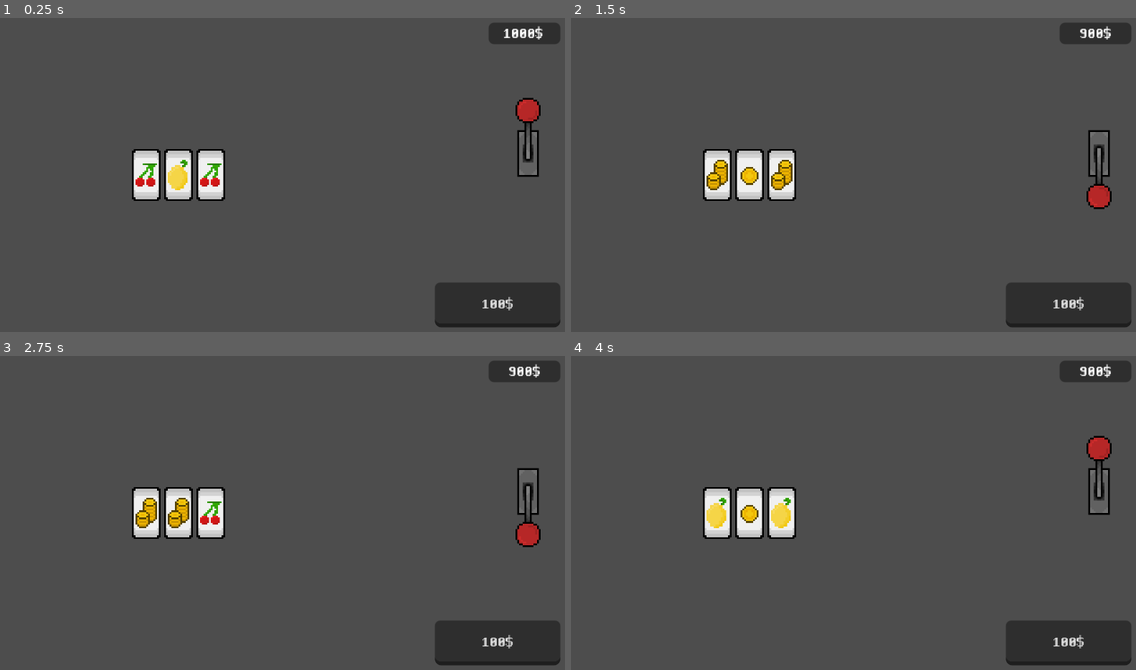
Above: before the commit, frames 1-4 (two rows, left to right).
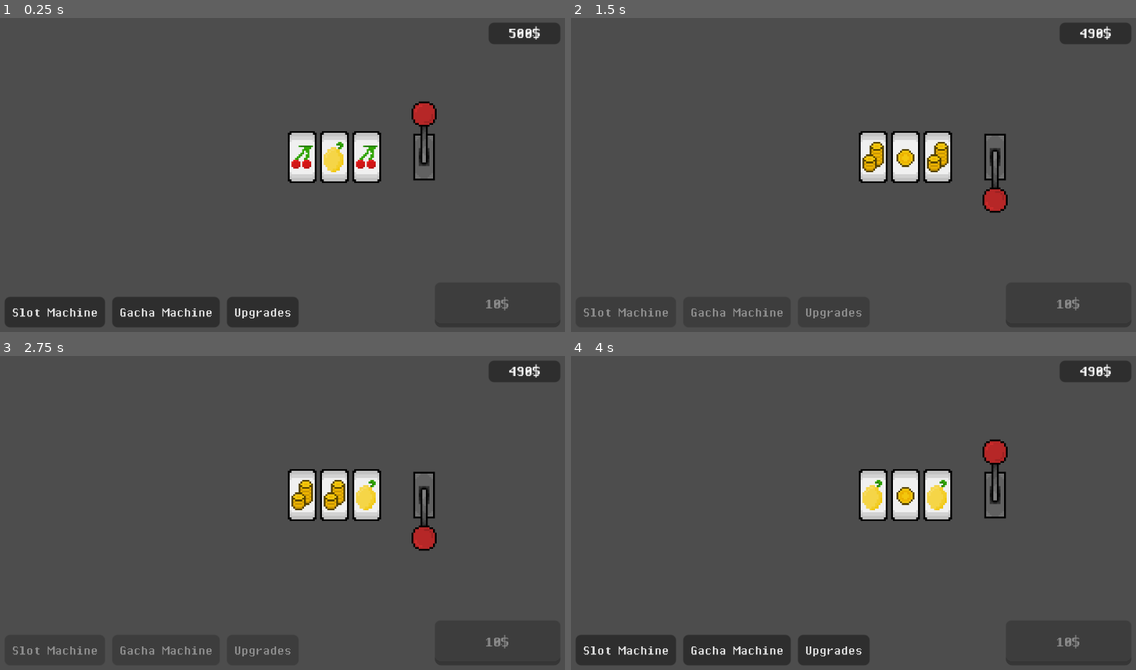
Above: after the commit, the same moments.

Repository: Animo105/gamble
Game: Godot game, scene res://Slot machine/slot_machine.tscn
Same seed, same stepped clock (60 frames per second), same inputs: the game is played once before the commit and once after it.
Inputs (mouse positions are in pixels of both pictures, inside the frame that each line leads up to; where the layout moved, square brackets give the same spot in the first picture):
- Up to frame 1 (0.25 s): no input
- Up to frame 2 (1.5 s): click (994, 156) [1096, 153] at 0.5 s
- Up to frame 3 (2.75 s): tap Enter at 2 s
- Up to frame 4 (4 s): tap Space at 3.5 s

The runs differ from the first frame. In frame 1, 11% of the frame differs, in the area x 0-97%, y 2-99%; in frame 2, 6.8%; in frame 3, 6.8%; in frame 4, 11%.

Commit message:
remake du edit line et ajout du menu de naviguation

Diff:
--- a/Autoloads/HUD/hud.tscn
+++ b/Autoloads/HUD/hud.tscn
@@ -29,24 +29,34 @@
 horizontal_alignment = 1
 vertical_alignment = 1
 
-[node name="bet text" type="LineEdit" parent="."]
-custom_minimum_size = Vector2(70, 25)
-anchors_preset = 3
-anchor_left = 1.0
+[node name="HBoxContainer" type="HBoxContainer" parent="."]
+anchors_preset = 2
 anchor_top = 1.0
-anchor_right = 1.0
 anchor_bottom = 1.0
-offset_left = -75.0
-offset_top = -30.0
-offset_right = -5.0
+offset_left = 5.0
+offset_top = -22.0
+offset_right = 169.0
 offset_bottom = -5.0
-grow_horizontal = 0
 grow_vertical = 0
+
+[node name="slot machine" type="Button" parent="HBoxContainer"]
+layout_mode = 2
 theme_override_fonts/font = ExtResource("1_jis8a")
-theme_override_font_sizes/font_size = 9
-text = "100"
-placeholder_text = "bet ammount"
-alignment = 1
-max_length = 10
+theme_override_font_sizes/font_size = 8
+text = "Slot Machine"
 
-[connection signal="focus_exited" from="bet text" to="." method="_on_text_edit_focus_exited"]
+[node name="gacha machine" type="Button" parent="HBoxContainer"]
+layout_mode = 2
+theme_override_fonts/font = ExtResource("1_jis8a")
+theme_override_font_sizes/font_size = 8
+text = "Gacha Machine"
+
+[node name="upgrades" type="Button" parent="HBoxContainer"]
+layout_mode = 2
+theme_override_fonts/font = ExtResource("1_jis8a")
+theme_override_font_sizes/font_size = 8
+text = "Upgrades"
+
+[connection signal="pressed" from="HBoxContainer/slot machine" to="." method="_on_slot_machine_pressed"]
+[connection signal="pressed" from="HBoxContainer/gacha machine" to="." method="_on_gacha_machine_pressed"]
+[connection signal="pressed" from="HBoxContainer/upgrades" to="." method="_on_upgrades_pressed"]
--- a/Autoloads/HUD/hud_script.gd
+++ b/Autoloads/HUD/hud_script.gd
@@ -1,19 +1,49 @@
 extends CanvasLayer
 
+@onready var slot_machine: Button = $"HBoxContainer/slot machine"
+@onready var gacha_machine: Button = $"HBoxContainer/gacha machine"
+@onready var upgrades: Button = $HBoxContainer/upgrades
+
+const SLOT_MACHINE_SCENE = preload("res://Slot machine/slot_machine.tscn")
+const UPGRADE_SHOP_SCENE = preload("res://Shop/upgrade_shop.tscn")
+
+var buttons : Array[Button] = []
+var selected_button : Button = null
+
+func disable_button(is_disabled : bool):
+	for button in buttons:
+		if button != selected_button:
+			button.disabled = is_disabled
 
 func _ready() -> void:
+	buttons.append(slot_machine)
+	buttons.append(gacha_machine)
+	buttons.append(upgrades)
 	Global._money_update.connect(_money_update)
 	_money_update()
-	$"bet text".text = "%d$" % Global.bet_ammount
 
 func _money_update():
 	$money/Label.text = "%d$" % Global.money
 
-func _bet_update():
-	var number = int($"bet text".text)
-	number = clamp(number, 100, Global.money)
-	$"bet text".text = "%d$" % number
-	Global.bet_ammount = number
 
-func _on_text_edit_focus_exited():
-	_bet_update()
+func _on_slot_machine_pressed() -> void:
+	for button in buttons:
+		button.disabled = false
+	slot_machine.disabled = true
+	slot_machine.release_focus()
+	get_tree().change_scene_to_packed(SLOT_MACHINE_SCENE)
+
+
+func _on_gacha_machine_pressed() -> void:
+	for button in buttons:
+		button.disabled = false
+	gacha_machine.disabled = true
+	gacha_machine.release_focus()
+
+
+func _on_upgrades_pressed() -> void:
+	for button in buttons:
+		button.disabled = false
+	upgrades.disabled = true
+	upgrades.release_focus()
+	get_tree().change_scene_to_packed(UPGRADE_SHOP_SCENE)
--- a/Autoloads/global.gd
+++ b/Autoloads/global.gd
@@ -2,12 +2,12 @@
 
 signal _money_update
 
-var money : int = 1000:
+var money : int = 500:
 	set(value):
 		money = value
 		_money_update.emit()
 
-var bet_ammount : int = 100
+var bet_ammount : int = 10
 
 var capsules : Dictionary[String, int] = {
 	"blue":0,
@@ -17,5 +17,7 @@
 
 # Slot machine global
 var slot_possibility : Array[int] = [1, 2 ,3 ,6 ,7]
+var luck_probability : int = 2
 var slot_wait_time : float = 1
 var slot_cost : int = 100
+var is_bet_allowed : bool = false
--- /dev/null
+++ b/Autoloads/save_manager.gd
@@ -0,0 +1,11 @@
+extends Node
+
+
+# Called when the node enters the scene tree for the first time.
+func _ready() -> void:
+	pass # Replace with function body.
+
+
+# Called every frame. 'delta' is the elapsed time since the previous frame.
+func _process(delta: float) -> void:
+	pass
--- a/Autoloads/slots_data.gd
+++ b/Autoloads/slots_data.gd
@@ -1,9 +1,10 @@
 extends Node
 
+var coins_bonus_value :int= 0
 
 var slots : Array[Slot] = [
 	# id, weight, action
-	Slot.new(0, 0, func(amount): return 0), # blank
+	Slot.new(0, 0, func(_amount): return 0), # blank
 	Slot.new(1, 10, coin), # single coin
 	Slot.new(2, 5, coins), # pile of coins
 	Slot.new(3, 1, blue_capsule), # blue capsule
@@ -28,21 +29,21 @@
 		weight = slot_weight
 		action = slot_action
 
-func coin(amount : int)->int:
-	return amount + 500
+func coin(_amount : int)->int:
+	return 100 + coins_bonus_value
 
-func coins(amount : int)->int:
-	return amount + 1000
+func coins(_amount : int)->int:
+	return 500 + coins_bonus_value
 
-func blue_capsule(amount : int)->int:
+func blue_capsule(_amount : int)->int:
 	Global.capsules["blue"] += 1
 	return 0
 
-func green_capsule(amount : int)->int:
+func green_capsule(_amount : int)->int:
 	Global.capsules["green"] += 1
 	return 0
 
-func yellow_capsule(amount : int)->int:
+func yellow_capsule(_amount : int)->int:
 	Global.capsules["yellow"] += 1
 	return 0
 
@@ -58,11 +59,11 @@
 func grapes(amount)->int:
 	return amount * 5
 
-func clover(amount)->int:
+func clover(_amount)->int:
 	return 0
 
-func horse_shoe(amount)->int:
+func horse_shoe(_amount)->int:
 	return 0
 
-func jackpot(amount)->int:
+func jackpot(_amount)->int:
 	return 0
--- a/Autoloads/upgrades_data.gd
+++ b/Autoloads/upgrades_data.gd
@@ -2,7 +2,7 @@
 
 
 var upgrades : Array = [
-	Upgrade.new(1, "Coins UP!", "Probability to have coins whent up.", 500, coin_probability_upgrade)
+	Upgrade.new(1, "Coins UP!", "Probability to have coins whent up.", 100, coin_probability_upgrade)
 
 ]
 
--- a/Slot machine/Scripts/slot_machine_script.gd
+++ b/Slot machine/Scripts/slot_machine_script.gd
@@ -2,6 +2,8 @@
 
 @onready var lever_sprite: AnimatedSprite2D = $"Slot Lever/Lever Sprite"
 @onready var lever_button: TextureButton = $"Slot Lever/Lever Button"
+@onready var bet_text: LineEdit = $"bet text"
+
 
 var slots : Array[MachineSlot] = []
 var weights : PackedFloat32Array
@@ -11,23 +13,56 @@
 	slots.append($Slot2)
 	slots.append($Slot3)
 	lever_sprite.play("default")
+	bet_text.text = "%d$" % Global.bet_ammount
+	bet_text.editable = Global.is_bet_allowed
+	# fait les weights
 	for possibility in Global.slot_possibility:
 		weights.append(SlotsData.slots[possibility].weight)
 
 func _on_lever_button_pressed() -> void:
+	# check si tu peux pull le lever, animation + take money
 	if Global.money >= Global.bet_ammount:
 		lever_sprite.play("lever_down")
 		lever_button.disabled = true
 		Global.money += -Global.bet_ammount
+
+		# pull le levier
+		Hud.disable_button(true)
 		var random = RandomNumberGenerator.new()
-		for slot in slots:
-			var slot_id = Global.slot_possibility[random.rand_weighted(weights)]
-			slot.selected = slot_id
+		# choisis le slot vers le quelle la machine vas tirer
+		var wanted_slot = random.rand_weighted(weights)
+		# crer des weight selon le slot wanted
+		var modified_weigts : PackedFloat32Array = weights.duplicate()
+		modified_weigts[wanted_slot] *= Global.luck_probability
+		# roll les slates
+		slots[0].selected = Global.slot_possibility[wanted_slot]
+		await get_tree().create_timer(Global.slot_wait_time).timeout
+		for i in range(1, 3):
+			slots[i].selected = Global.slot_possibility[random.rand_weighted(modified_weigts)]
 			await get_tree().create_timer(Global.slot_wait_time).timeout
+		# check pour la win
 		if slots[0].selected == slots[1].selected && slots[1].selected == slots[2].selected:
 			Global.money += SlotsData.slots[slots[0].selected].action.call(Global.bet_ammount)
-
 		lever_sprite.play("lever_up")
 		lever_button.disabled = false
 		for slot in slots:
 			slot.state = MachineSlot.State.ROLLING
+		Hud.disable_button(false)
+		# pu d'argent a gamble, la game est perdu?
+		if Global.money == 0:
+			pass
+
+
+func _on_bet_text_focus_exited() -> void:
+	var number = int(bet_text.text)
+	number = clamp(number, 10, Global.money)
+	bet_text.text = "%d$" % number
+	Global.bet_ammount = number
+
+func _on_bet_text_focus_entered() -> void:
+	if Global.is_bet_allowed:
+		bet_text.text = str(Global.bet_ammount)
+
+
+func _on_bet_text_text_submitted(new_text: String) -> void:
+	bet_text.release_focus()
--- a/Slot machine/slot_machine.tscn
+++ b/Slot machine/slot_machine.tscn
@@ -1,8 +1,9 @@
-[gd_scene load_steps=16 format=3 uid="uid://rrqvetwswhe0"]
+[gd_scene load_steps=17 format=3 uid="uid://rrqvetwswhe0"]
 
 [ext_resource type="Script" uid="uid://deeiretn6ypig" path="res://Slot machine/Scripts/slot_machine_script.gd" id="1_8lydx"]
 [ext_resource type="Texture2D" uid="uid://dxeaby3122vjx" path="res://Assets/Slot Machine/slot_machine_lever.png" id="2_u3mqo"]
 [ext_resource type="PackedScene" uid="uid://fv8dx326jo7k" path="res://Slot machine/slot.tscn" id="3_u3mqo"]
+[ext_resource type="FontFile" uid="uid://g4agobb7vun1" path="res://UI/Fonts/PixelOperatorMonoHB.ttf" id="4_umstu"]
 
 [sub_resource type="AtlasTexture" id="AtlasTexture_i6cki"]
 atlas = ExtResource("2_u3mqo")
@@ -103,7 +104,7 @@
 script = ExtResource("1_8lydx")
 
 [node name="Slot Lever" type="Node2D" parent="."]
-position = Vector2(297, 78)
+position = Vector2(239, 80)
 
 [node name="Lever Sprite" type="AnimatedSprite2D" parent="Slot Lever"]
 sprite_frames = SubResource("SpriteFrames_knkoj")
@@ -118,12 +119,30 @@
 offset_bottom = 31.0
 
 [node name="Slot" parent="." instance=ExtResource("3_u3mqo")]
-position = Vector2(84, 90)
+position = Vector2(171, 80)
 
 [node name="Slot2" parent="." instance=ExtResource("3_u3mqo")]
-position = Vector2(102, 90)
+position = Vector2(189, 80)
 
 [node name="Slot3" parent="." instance=ExtResource("3_u3mqo")]
-position = Vector2(120, 90)
+position = Vector2(207, 80)
+
+[node name="bet text" type="LineEdit" parent="."]
+custom_minimum_size = Vector2(70, 25)
+offset_left = 245.0
+offset_top = 150.0
+offset_right = 315.0
+offset_bottom = 175.0
+size_flags_horizontal = 8
+size_flags_vertical = 4
+theme_override_fonts/font = ExtResource("4_umstu")
+theme_override_font_sizes/font_size = 9
+text = "100"
+placeholder_text = "bet ammount"
+alignment = 1
+max_length = 10
 
 [connection signal="pressed" from="Slot Lever/Lever Button" to="." method="_on_lever_button_pressed"]
+[connection signal="focus_entered" from="bet text" to="." method="_on_bet_text_focus_entered"]
+[connection signal="focus_exited" from="bet text" to="." method="_on_bet_text_focus_exited"]
+[connection signal="text_submitted" from="bet text" to="." method="_on_bet_text_text_submitted"]
Not shown, added: Autoloads/save_manager.gd.uid
